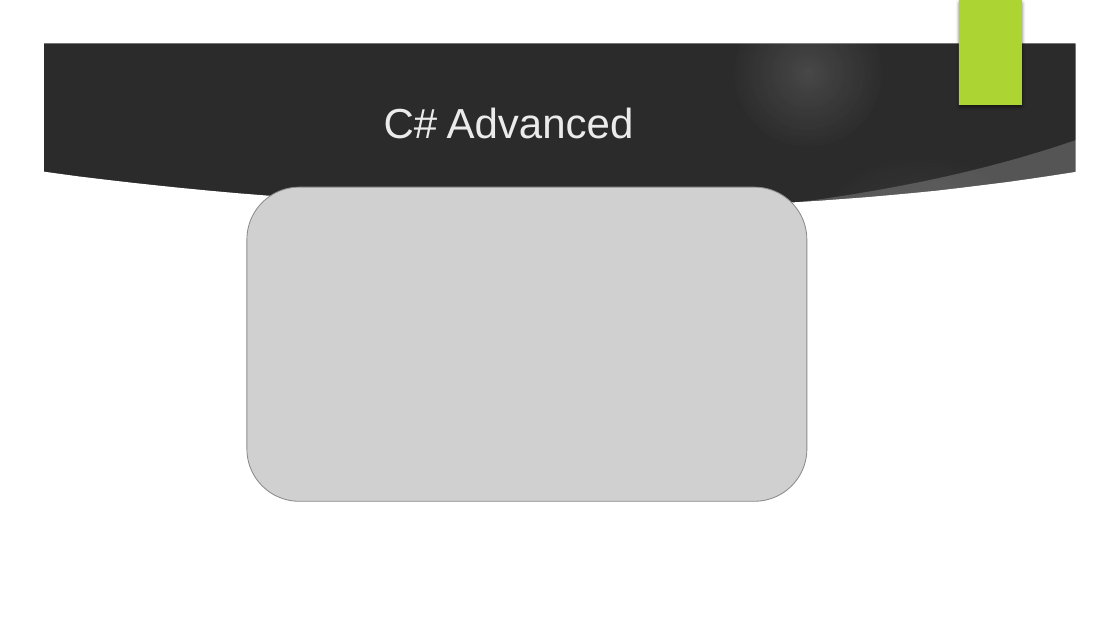
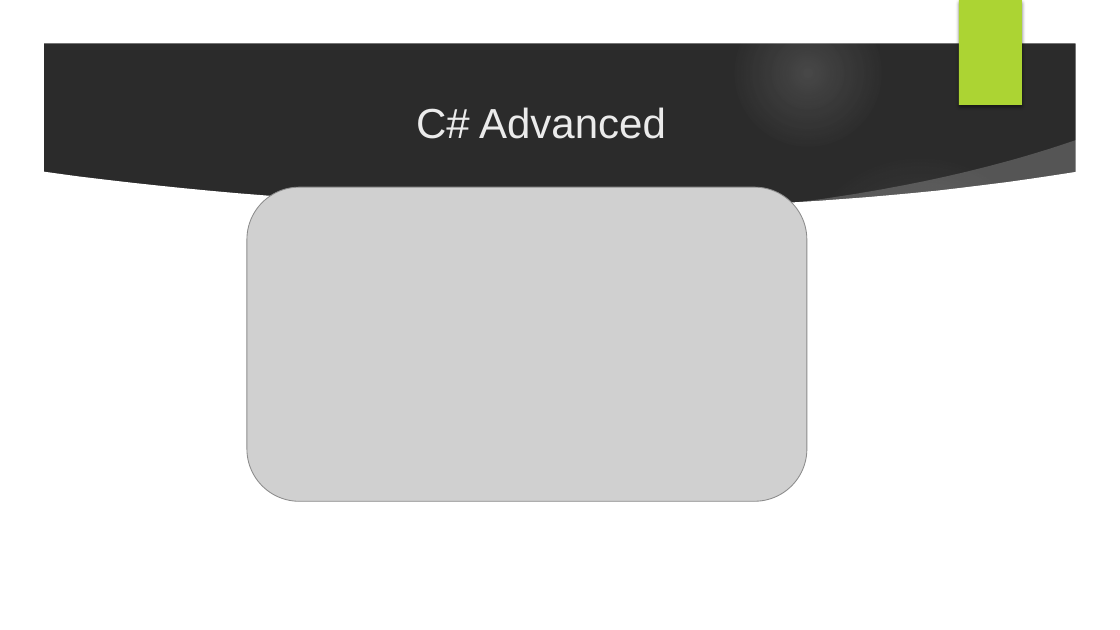
Before and after one commit to velizar92/CSharp-Programming-Presentations, a slide deck: slide 1 of C# Advanced.pptx. Drawn at 1120x630 pixels with LibreOffice and Linux fonts; fonts in the diff are those of the drawing; grey boxes stand for pictures; background and template pictures are left out; a plain dark background stands for a picture behind light text. Boxes give left, top, right and bottom in pixels: in the first picture for what was removed or moved away, otherwise in the second. Text is boxed around its words. In the diff, an @@ line names an element or a change of style, - is before the commit and + after.

```diff
--- a/C# Advanced.pptx
+++ b/C# Advanced.pptx
@@ title "C# Advanced": place and size @@
-title "C# Advanced" at [384, 107, 634, 139]
+title "C# Advanced" at [416, 107, 666, 139]
```
Also in this commit, not shown: 1 other slide changed, 4 slides added.
